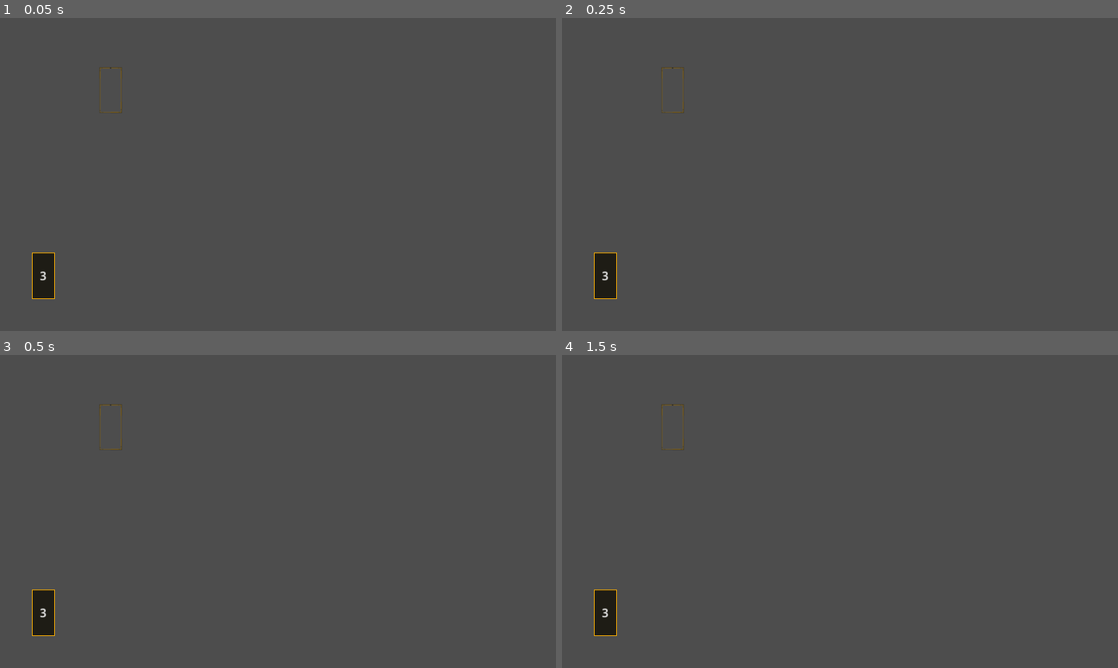
Above: before the commit, frames 1-4 (two rows, left to right).
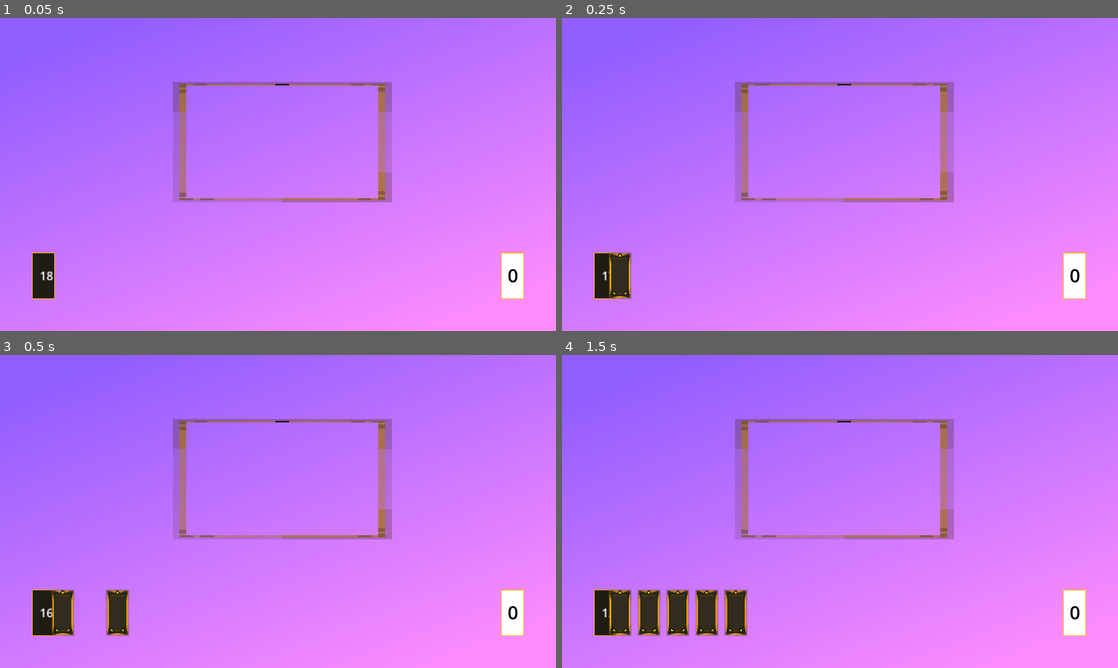
Above: after the commit, the same moments.

Repository: brandon-relentnet/deck-management
Game: Godot game, scene res://main.tscn
Same seed, same stepped clock (60 frames per second), same inputs: the game is played once before the commit and once after it.
Inputs (mouse positions are in pixels of both pictures, inside the frame that each line leads up to):
- Up to frame 1 (0.05 s): no input
- Up to frame 2 (0.25 s): no input
- Up to frame 3 (0.5 s): no input
- Up to frame 4 (1.5 s): move the mouse to (962, 495) at 0.52 s; click (962, 495) at 0.67 s; drag from (728, 527) to (673, 426) at 1.27 s

The runs differ from the first frame. In frame 1, 99% of the frame differs, in the area x 0-100%, y 0-100%; in frame 2, 100%; in frame 3, 100%; in frame 4, 100%.

Commit message:
Added a discard pile and have played cards auto move into it.

Diff:
--- /dev/null
+++ b/discard.gd
@@ -0,0 +1,9 @@
+extends Node2D
+
+var discard_pile: Array = []
+
+func _ready() -> void:
+	update_discard_display()
+
+func update_discard_display() -> void:
+	$RichTextLabel.text = str(discard_pile.size())
--- a/main.tscn
+++ b/main.tscn
@@ -1,51 +1,70 @@
-[gd_scene load_steps=8 format=3 uid="uid://bvm1l0sks3mxk"]
+[gd_scene load_steps=11 format=3 uid="uid://bvm1l0sks3mxk"]
 
 [ext_resource type="PackedScene" uid="uid://brakl80fqtkxy" path="res://scenes/card_slot.tscn" id="2_1bvp3"]
 [ext_resource type="Script" uid="uid://l87bixt6uy5b" path="res://scripts/card_manager.gd" id="2_h2yge"]
 [ext_resource type="Script" uid="uid://d21fogr4y6d5n" path="res://scripts/player_hand.gd" id="3_1bvp3"]
-[ext_resource type="Texture2D" uid="uid://22sn0fh6gd41" path="res://assets/deck.png" id="4_1bvp3"]
-[ext_resource type="Script" uid="uid://dq60712ifc7uv" path="res://deck.gd" id="4_lquwl"]
-[ext_resource type="Script" uid="uid://dtcece7lyqaaa" path="res://input_manager.gd" id="6_7mycd"]
+[ext_resource type="PackedScene" uid="uid://blkw2nye87d4a" path="res://scenes/deck.tscn" id="4_lquwl"]
+[ext_resource type="Script" uid="uid://cttm3ew5cgav1" path="res://discard.gd" id="6_5vw27"]
+[ext_resource type="Script" uid="uid://dtcece7lyqaaa" path="res://scripts/input_manager.gd" id="6_7mycd"]
+[ext_resource type="Texture2D" uid="uid://dwyqw58r71nop" path="res://assets/discard.png" id="6_272bh"]
 
-[sub_resource type="RectangleShape2D" id="RectangleShape2D_lquwl"]
-size = Vector2(32, 64)
+[sub_resource type="Gradient" id="Gradient_7mycd"]
+colors = PackedColorArray(0.564706, 0.364706, 1, 1, 1, 0.552941, 1, 1)
+
+[sub_resource type="GradientTexture2D" id="GradientTexture2D_272bh"]
+gradient = SubResource("Gradient_7mycd")
+width = 1920
+height = 1080
+fill_from = Vector2(0.188073, 0)
+fill_to = Vector2(0.853211, 0.978593)
+
+[sub_resource type="RectangleShape2D" id="RectangleShape2D_5vw27"]
+size = Vector2(80, 160)
 
 [node name="Main" type="Node2D"]
+
+[node name="Background" type="Sprite2D" parent="."]
+z_index = -10
+position = Vector2(960, 540)
+texture = SubResource("GradientTexture2D_272bh")
 
 [node name="CardManager" type="Node2D" parent="."]
 script = ExtResource("2_h2yge")
 
 [node name="CardSlot" parent="." instance=ExtResource("2_1bvp3")]
-position = Vector2(382, 249)
+position = Vector2(975, 428)
 scale = Vector2(2.5, 2.5)
 
 [node name="PlayerHand" type="Node2D" parent="."]
 script = ExtResource("3_1bvp3")
 
-[node name="Deck" type="Node2D" parent="."]
+[node name="Deck" parent="." instance=ExtResource("4_lquwl")]
 position = Vector2(150, 890)
+
+[node name="InputManager" type="Node2D" parent="."]
+script = ExtResource("6_7mycd")
+
+[node name="Discard" type="Node2D" parent="."]
+position = Vector2(1770, 890)
+script = ExtResource("6_5vw27")
+
+[node name="Sprite2D" type="Sprite2D" parent="Discard"]
 scale = Vector2(2.5, 2.5)
-script = ExtResource("4_lquwl")
+texture = ExtResource("6_272bh")
 
-[node name="Sprite2D" type="Sprite2D" parent="Deck"]
-z_index = -2
-texture_filter = 1
-texture = ExtResource("4_1bvp3")
-
-[node name="Area2D" type="Area2D" parent="Deck"]
+[node name="Area2D" type="Area2D" parent="Discard"]
 collision_layer = 4
 collision_mask = 4
 
-[node name="CollisionShape2D" type="CollisionShape2D" parent="Deck/Area2D"]
-shape = SubResource("RectangleShape2D_lquwl")
+[node name="CollisionShape2D" type="CollisionShape2D" parent="Discard/Area2D"]
+shape = SubResource("RectangleShape2D_5vw27")
 
-[node name="RichTextLabel" type="RichTextLabel" parent="Deck"]
-z_index = -2
-offset_left = -5.2
-offset_top = -12.0
-offset_right = 20.8
-offset_bottom = 18.0
+[node name="RichTextLabel" type="RichTextLabel" parent="Discard"]
+offset_left = -28.0
+offset_top = -47.0
+offset_right = 32.0
+offset_bottom = 42.0
+theme_override_colors/default_color = Color(0, 0, 0, 1)
+theme_override_font_sizes/normal_font_size = 64
 text = "0"
-
-[node name="InputManager" type="Node2D" parent="."]
-script = ExtResource("6_7mycd")
+horizontal_alignment = 1
--- a/scenes/card_slot.tscn
+++ b/scenes/card_slot.tscn
@@ -4,12 +4,15 @@
 [ext_resource type="Texture2D" uid="uid://twm0uk3mdnmy" path="res://assets/card-slot.png" id="1_qx3y6"]
 
 [sub_resource type="RectangleShape2D" id="RectangleShape2D_jmuc5"]
-size = Vector2(32, 64)
+size = Vector2(303, 166)
 
 [node name="CardSlot" type="Node2D"]
 script = ExtResource("1_jmuc5")
 
 [node name="CardSlotImage" type="Sprite2D" parent="."]
+texture_filter = 1
+position = Vector2(0, -1.90735e-06)
+scale = Vector2(9.46875, 2.59375)
 texture = ExtResource("1_qx3y6")
 
 [node name="Area2D" type="Area2D" parent="."]
--- /dev/null
+++ b/scenes/deck.tscn
@@ -0,0 +1,31 @@
+[gd_scene load_steps=4 format=3 uid="uid://blkw2nye87d4a"]
+
+[ext_resource type="Script" uid="uid://dq60712ifc7uv" path="res://scripts/deck.gd" id="1_f0yuw"]
+[ext_resource type="Texture2D" uid="uid://22sn0fh6gd41" path="res://assets/deck.png" id="2_rqxj1"]
+
+[sub_resource type="RectangleShape2D" id="RectangleShape2D_lquwl"]
+size = Vector2(32, 64)
+
+[node name="Deck" type="Node2D"]
+scale = Vector2(2.5, 2.5)
+script = ExtResource("1_f0yuw")
+
+[node name="Sprite2D" type="Sprite2D" parent="."]
+z_index = -2
+texture_filter = 1
+texture = ExtResource("2_rqxj1")
+
+[node name="Area2D" type="Area2D" parent="."]
+collision_layer = 4
+collision_mask = 4
+
+[node name="CollisionShape2D" type="CollisionShape2D" parent="Area2D"]
+shape = SubResource("RectangleShape2D_lquwl")
+
+[node name="RichTextLabel" type="RichTextLabel" parent="."]
+z_index = -2
+offset_left = -5.2
+offset_top = -12.0
+offset_right = 20.8
+offset_bottom = 18.0
+text = "0"
--- a/scripts/card_manager.gd
+++ b/scripts/card_manager.gd
@@ -4,6 +4,7 @@
 const COLLISION_MASK_CARD = 1      # Used for detecting cards
 const COLLISION_MASK_CARD_SLOT = 2 # Used for detecting card slots
 const DEFAULT_CARD_MOVE_SPEED = 0.1 # Default animation speed for card movement
+const DISCARD_PILE_POSITION = Vector2(1770, 890)
 
 # State variables
 var card_being_dragged: Node2D = null  # Reference to the card currently being dragged
@@ -49,19 +50,33 @@
 	# Check if the card is over a valid card slot
 	var card_slot = raycast_check_for_card_slot()
 
+	#print(card_slot)
+
 	if card_slot and not card_slot.card_in_slot:
 		# Place card in slot
 		player_hand_reference.remove_card_from_hand(card_being_dragged)
 		card_being_dragged.position = card_slot.position
+		card_slot.played_card = card_being_dragged
 		# Disable collision to prevent further interaction with placed card
 		card_being_dragged.get_node("Area2D/CollisionShape2D").disabled = true
 		card_slot.card_in_slot = true
+		# Move card from slot to discard pile and allow for more cards to be played
+		move_played_card_to_discard(card_slot.played_card)
+		card_slot.card_in_slot = false
 	else:
 		# Return card to hand if not placed in a slot
 		player_hand_reference.add_card_to_hand(card_being_dragged, DEFAULT_CARD_MOVE_SPEED)
 
 	# Clear dragging reference
 	card_being_dragged = null
+
+func move_played_card_to_discard(played_card) -> void:
+	$"../PlayerHand".animate_card_to_position(played_card, DISCARD_PILE_POSITION, DEFAULT_CARD_MOVE_SPEED)
+	$"../Discard".discard_pile.append(played_card)
+	$"../Discard".update_discard_display()
+	await get_tree().create_timer(DEFAULT_CARD_MOVE_SPEED).timeout
+	remove_child(played_card)
+	print($"../Discard".discard_pile)
 
 # Connect signals from newly created cards to this manager
 func connect_card_signals(card: Node2D) -> void:
--- a/scripts/card_slot.gd
+++ b/scripts/card_slot.gd
@@ -1,3 +1,4 @@
 extends Node2D
 
 var card_in_slot = false
+var played_card = null
--- a/deck.gd
+++ b/scripts/deck.gd
@@ -5,10 +5,13 @@
 const CARD_DRAW_SPEED = 0.25                      # Animation speed when drawing a card
 
 # Deck contents - the cards available to draw
-var player_deck = ["Knight", "Knight", "Knight"]
+var player_deck = ["Knight", "Knight", "Knight", "Knight", "Knight", "Knight", "Knight", "Knight", "Knight", "Knight", "Knight", "Knight", "Knight", "Knight", "Knight", "Knight", "Knight", "Knight"]
+# Load the card scene resource
+var card_scene = preload(CARD_SCENE_PATH)
 
 # Called when the node enters the scene tree
 func _ready() -> void:
+	draw_hand(5)
 	# Initialize the deck counter display
 	update_deck_display()
 
@@ -19,7 +22,7 @@
 # Main function to draw a card from the deck
 func draw_card() -> void:
 	# Safety check: don't try to draw from an empty deck
-	if player_deck.size() == 0:
+	if player_deck.size() == 0 or $"../PlayerHand".player_hand.size() >= 10:
 		return
 
 	# Take the first card from the deck
@@ -36,17 +39,20 @@
 	# Create and add the card to the game
 	spawn_card()
 
+func draw_hand(cards_to_draw) -> void:
+	for i in cards_to_draw:
+		await get_tree().create_timer(0.2).timeout
+		draw_card()
+
 # Disables the deck visuals and interaction when empty
 func disable_deck() -> void:
-	$Area2D/CollisionShape2D.disabled = true  # Disable collision to prevent further interaction
-	$Sprite2D.visible = false                 # Hide deck sprite
-	$RichTextLabel.visible = false            # Hide card counter
+	pass
+	#$Area2D/CollisionShape2D.disabled = true  # Disable collision to prevent further interaction
+	#$Sprite2D.visible = false                 # Hide deck sprite
+	#$RichTextLabel.visible = false            # Hide card counter
 
 # Creates a new card instance and adds it to the player's hand
 func spawn_card() -> void:
-	# Load the card scene resource
-	var card_scene = preload(CARD_SCENE_PATH)
-
 	# Create a new instance of the card
 	var new_card = card_scene.instantiate()
 
--- a/input_manager.gd
+++ b/scripts/input_manager.gd
@@ -57,4 +57,5 @@
 			card_manager_reference.start_drag(card_found)
 	elif result_collision_mask == COLLISION_MASK_DECK:
 		# Handle deck click
-		deck_reference.draw_card()
+		# deck_reference.draw_card()
+		print("this is where you would view your draw pile")
--- a/scripts/player_hand.gd
+++ b/scripts/player_hand.gd
@@ -1,7 +1,7 @@
 extends Node2D
 
 # Constants for hand layout and animation
-const CARD_WIDTH = 200                # Horizontal spacing between cards in hand
+const CARD_WIDTH = 100                # Horizontal spacing between cards in hand
 const HAND_Y_POSITION = 890           # Vertical position of the player's hand
 const DEFAULT_CARD_MOVE_SPEED = 0.1   # Default speed for card movement animations
 
Binary file added: assets/discard.png
Not shown, added: assets/discard.png.import
Not shown, added: discard.gd.uid
Renamed: deck.gd.uid -> scripts/deck.gd.uid
Renamed: input_manager.gd.uid -> scripts/input_manager.gd.uid
